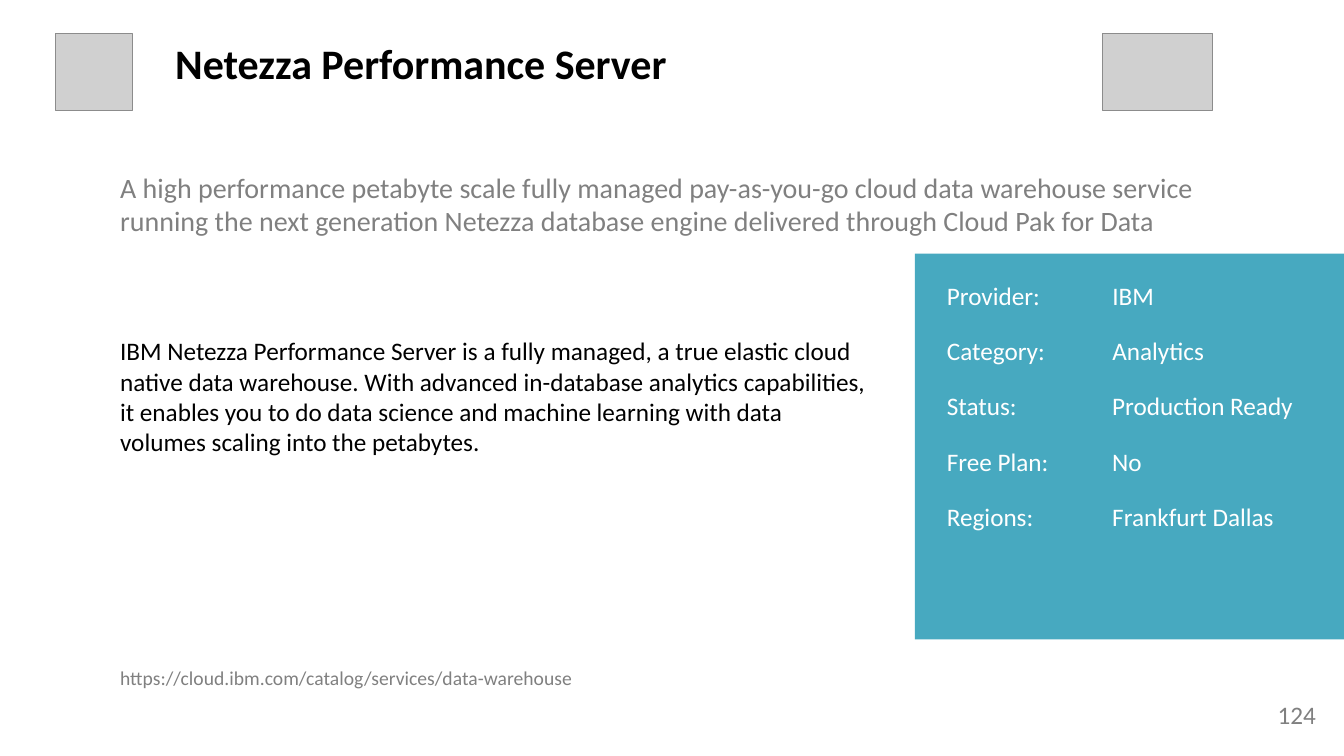
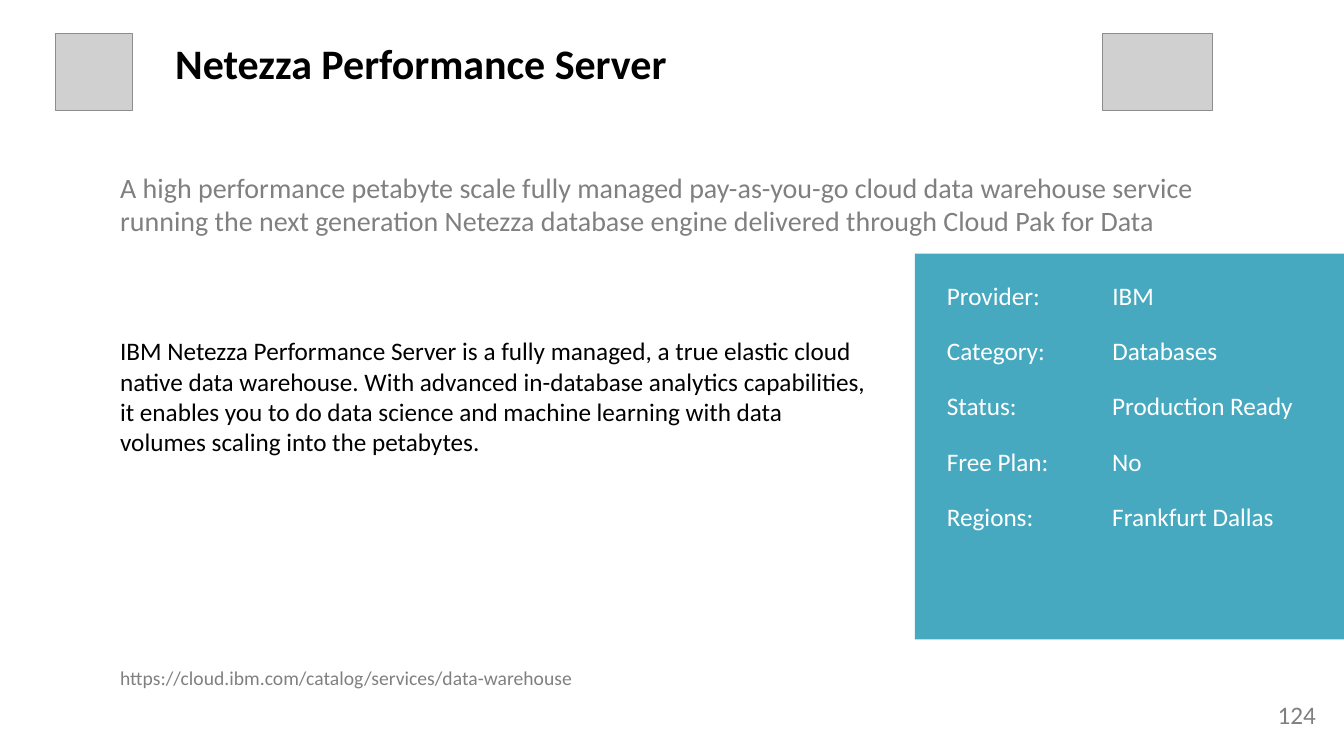
Before and after one commit to l2fprod/mycatalog, a slide deck: slide 124 of docs/generated/mycatalog.pptx. Drawn at 1344x756 pixels with LibreOffice and Linux fonts; fonts in the diff are those of the drawing; grey boxes stand for pictures. Boxes give left, top, right and bottom in pixels: in the first picture for what was removed or moved away, otherwise in the second. Text is boxed around its words. In the diff, an @@ line names an element or a change of style, - is before the commit and + after.

```diff
--- a/docs/generated/mycatalog.pptx
+++ b/docs/generated/mycatalog.pptx
@@ text at [1112,342,1217,360]: text changed @@
-Analytics
+Databases
```
Also in this commit, not shown: 5 other slides changed, 7 other files.
